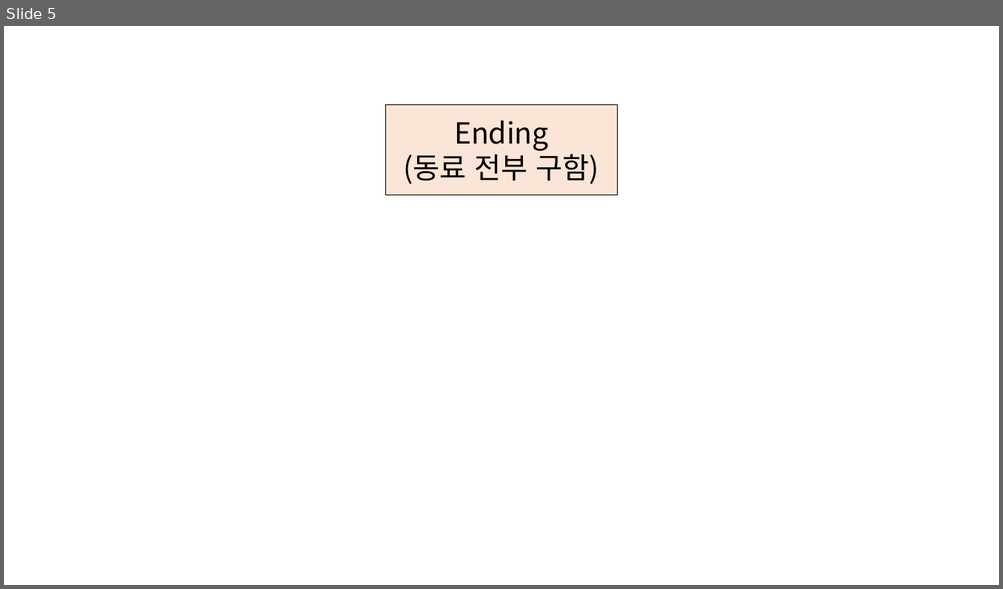
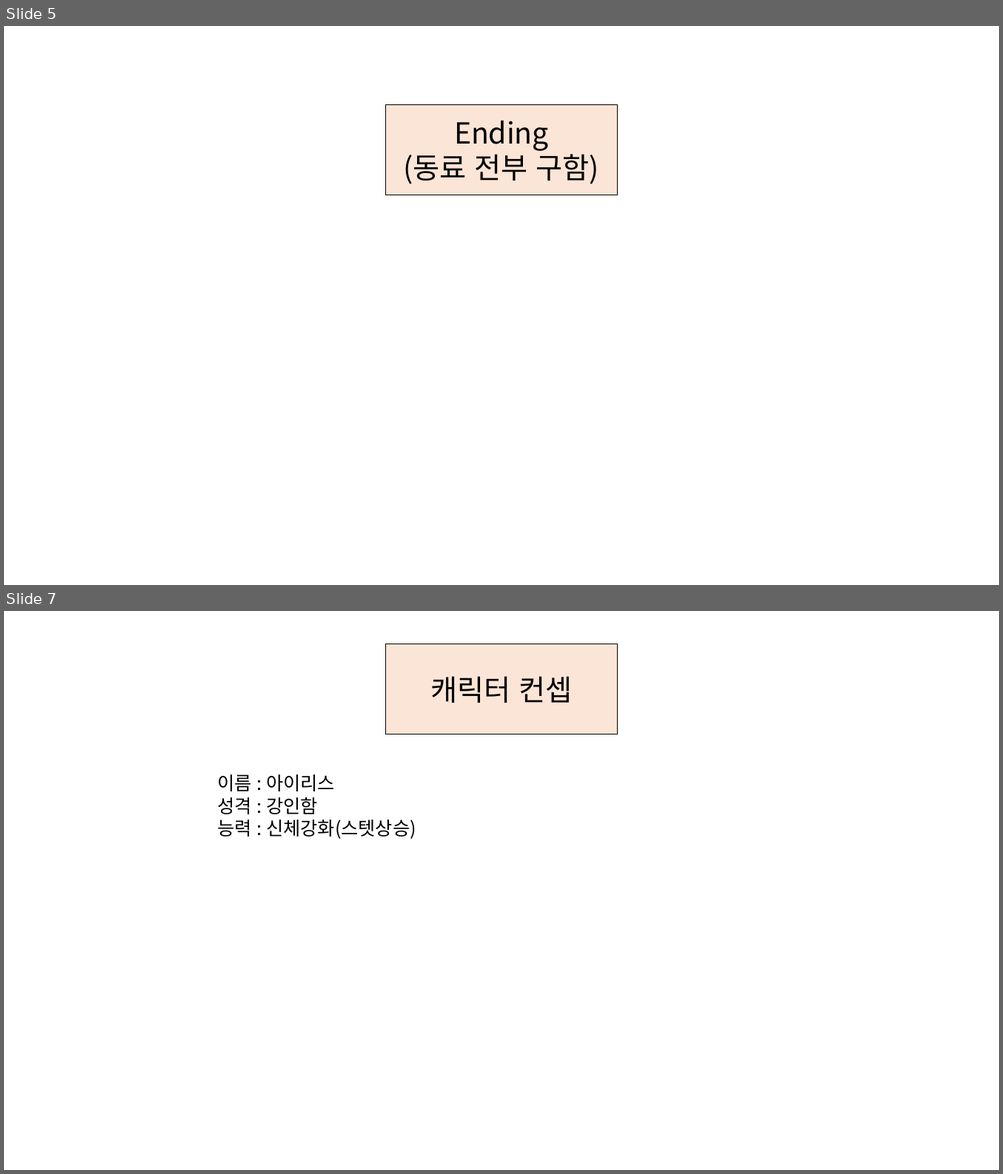
Before and after one commit to Sneer1/Project_KITRI, a slide deck: 워크플로우 및 게임 기획서.pptx. Shown one above the other, each under a label of ours: slide 5 before the commit, slides 5 and 7 after it; the slides between them are not shown. The pictures are 1003x589 and 1003x1174 pixels, drawn with LibreOffice and Linux fonts; fonts in the diff are those of the drawing. Boxes give left, top, right and bottom in pixels: in the first picture for what was removed or moved away, otherwise in the second. Text is boxed around its words. In the diff, an @@ line names an element or a change of style, - is before the commit and + after.

```diff
--- a/워크플로우 및 게임 기획서.pptx
+++ b/워크플로우 및 게임 기획서.pptx
@@ slide 7 added at [4,611,999,1170], background #FFFFFF @@
@@ rectangle added at [385,644,617,734], fill #FBE5D6, outline #000000 1 pt, 28 pt, text #000000 @@
+캐릭터 컨셉
@@ text added at [217,775,416,839], 18 pt, text #000000 @@
+이름 : 아이리스
+성격 : 강인함
+능력 : 신체강화(스텟상승)
```
Also in this commit, not shown: 4 other slides added, 1 other file.
